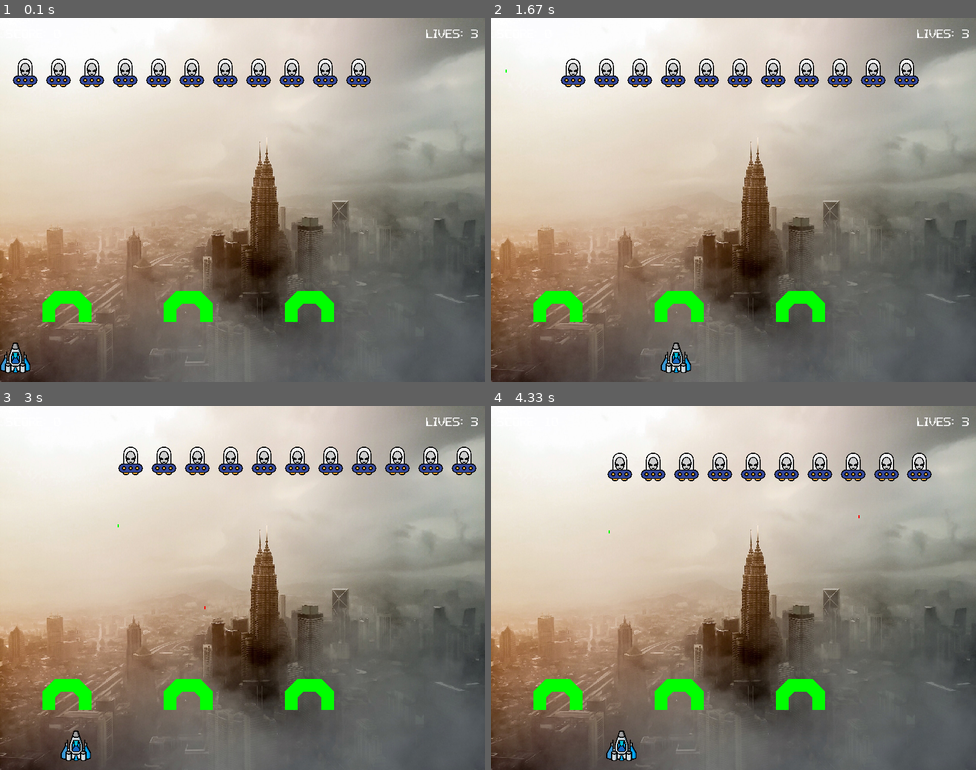
Above: before the commit, frames 1-4 (two rows, left to right).
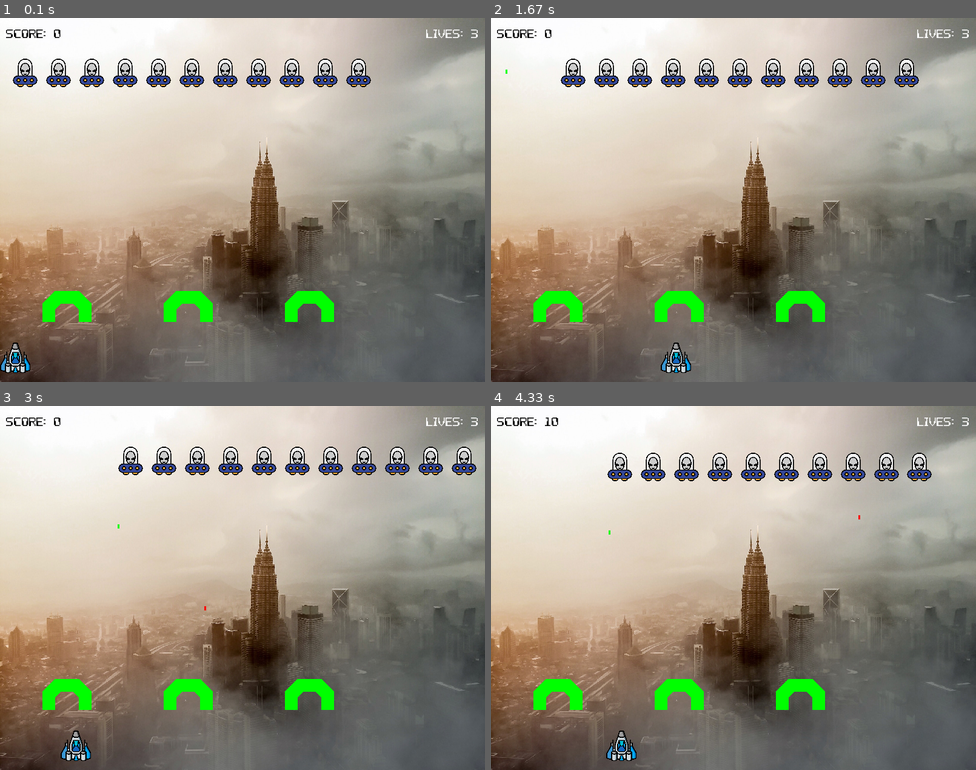
Above: after the commit, the same moments.

Repository: wreiner/FHJ-pygame-intro
Game: pygame game, started from 01-beginnings.py
The game is run twice, just before and just after one commit, with the same random seed, the same clock (stepped at 60 frames per second) and the same inputs.
Inputs:
- Up to frame 1 (0.1 s): no input
- Up to frame 2 (1.67 s): tap Space at 0.33, 0.73, 1.03, 1.23, 1.53 s; hold Right 0.67-1.13 s; hold Right 1.17-1.63 s
- Up to frame 3 (3 s): hold Left 1.67-2.2 s; tap Space at 1.73, 2.03, 2.3, 2.6, 2.73 s; hold Left 2.23-2.63 s; hold Right from 2.67 s (still down)
- Up to frame 4 (4.33 s): tap Space at 3.03, 3.4, 3.7, 3.9, 4.2 s; release Right at 3.3 s; hold Left 3.33-3.8 s; hold Right 3.83-4.3 s

The runs differ from the first frame. In frame 1, 0.1% of the frame differs, in the area x 1-13%, y 3-6%; in frame 2, 0.1%; in frame 3, 0.1%; in frame 4, 0.1%, in the area x 1-77%, y 3-36%.

Commit message:
Add parameters for laser, change color of score

Diff:
--- a/objects/laser.py
+++ b/objects/laser.py
@@ -27,11 +27,11 @@
     def update_coords(self, parent_x_coord, parent_y_coord):
         self.x_coord = parent_x_coord
         self.y_coord = parent_y_coord
-        self.laser = pygame.rect.Rect((parent_x_coord, parent_y_coord, 2, 5))
+        self.laser = pygame.rect.Rect((parent_x_coord, parent_y_coord, LASER_WIDTH, LASER_HEIGHT))
 
     def update_y_coord(self, y_coord):
         self.y_coord += y_coord * self.laser_direction
-        self.laser = pygame.rect.Rect((self.x_coord, self.y_coord, 2, 5))
+        self.laser = pygame.rect.Rect((self.x_coord, self.y_coord, LASER_WIDTH, LASER_HEIGHT))
 
         if self.laser_direction > 0 and self.y_coord > WINDOW_HEIGHT:
                 self.draw_laser = False
--- a/screens/dynamic_screens.py
+++ b/screens/dynamic_screens.py
@@ -7,7 +7,7 @@
     font_name = "fonts/ComputerPixel7-mnL2.ttf"
     size = 30
     font = pygame.font.Font(font_name, size)
-    txtsurf = font.render(f"SCORE: {score}", True, COLOR_WHITE)
+    txtsurf = font.render(f"SCORE: {score}", True, COLOR_BLACK)
     screen.blit(txtsurf,(10, 10))
 
     txtsurf = font.render(f"LIVES: {lives}", True, COLOR_WHITE)
